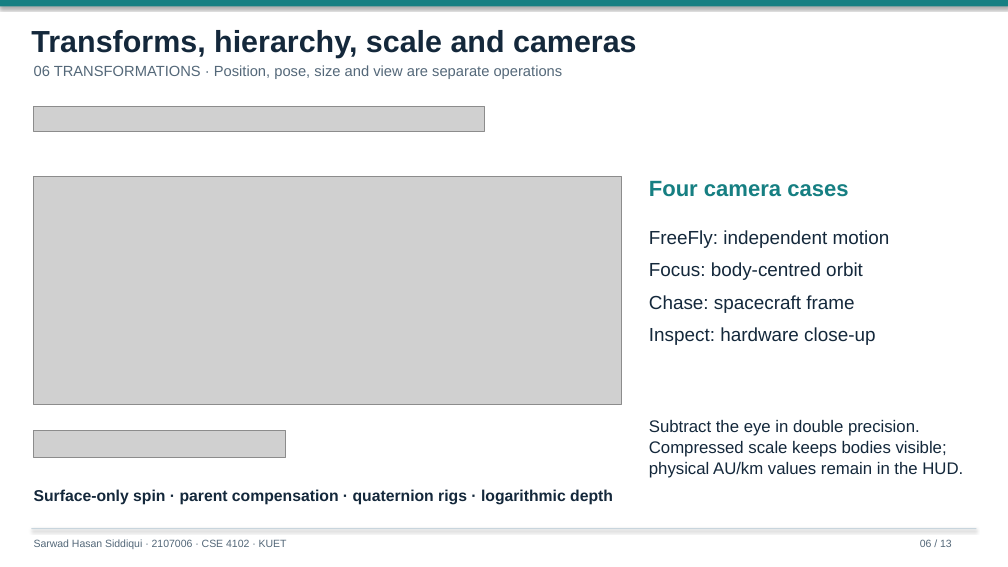
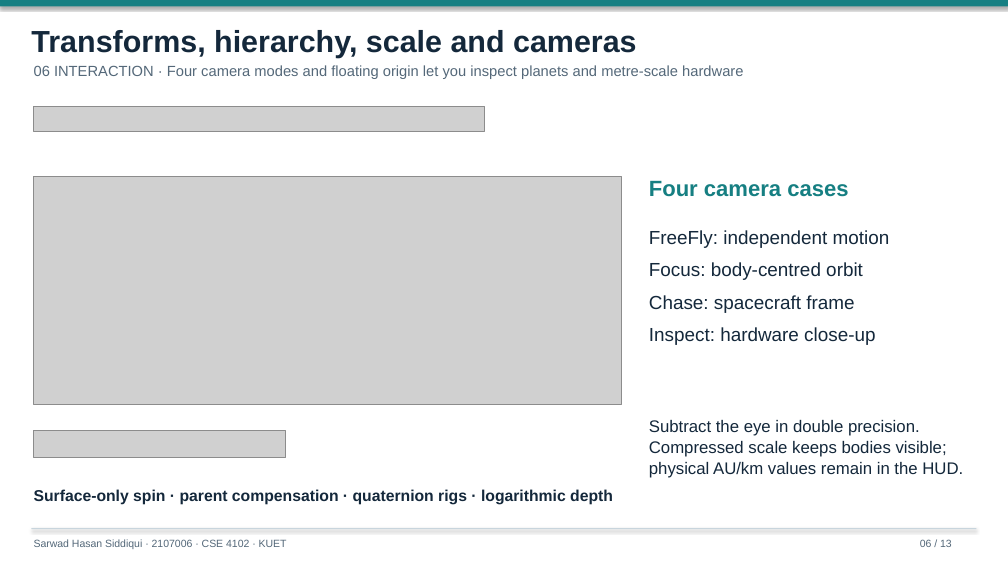
Before and after one commit to Rockstatata/Voyager-2, a slide deck: slide 6 of docs/report/Final-Presentation.pptx. Drawn at 1008x567 pixels with LibreOffice and Linux fonts; fonts in the diff are those of the drawing; grey boxes stand for pictures. Boxes give left, top, right and bottom in pixels: in the first picture for what was removed or moved away, otherwise in the second. Text is boxed around its words. In the diff, an @@ line names an element or a change of style, - is before the commit and + after.

```diff
--- a/docs/report/Final-Presentation.pptx
+++ b/docs/report/Final-Presentation.pptx
@@ text at bbox=[34, 65, 743, 79]: text changed @@
-06 TRANSFORMATIONS · Position, pose, size and view are separate operations
+06 INTERACTION · Four camera modes and floating origin let you inspect planets and metre-scale hardware
```
Also in this commit, not shown: 10 other slides changed, 10 other files.
